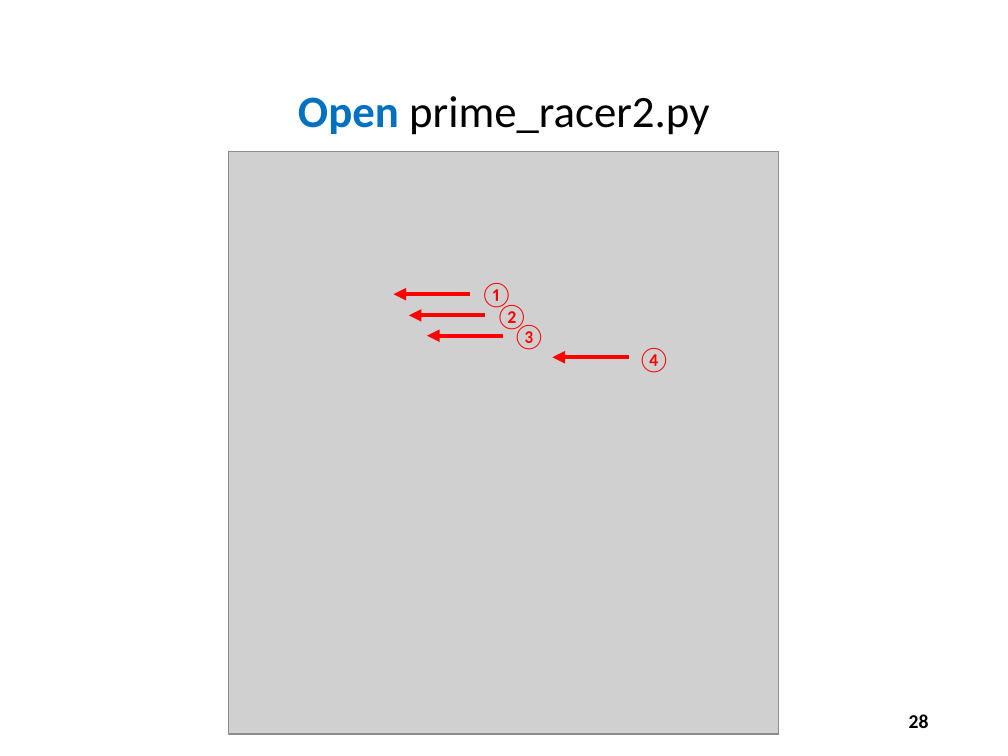
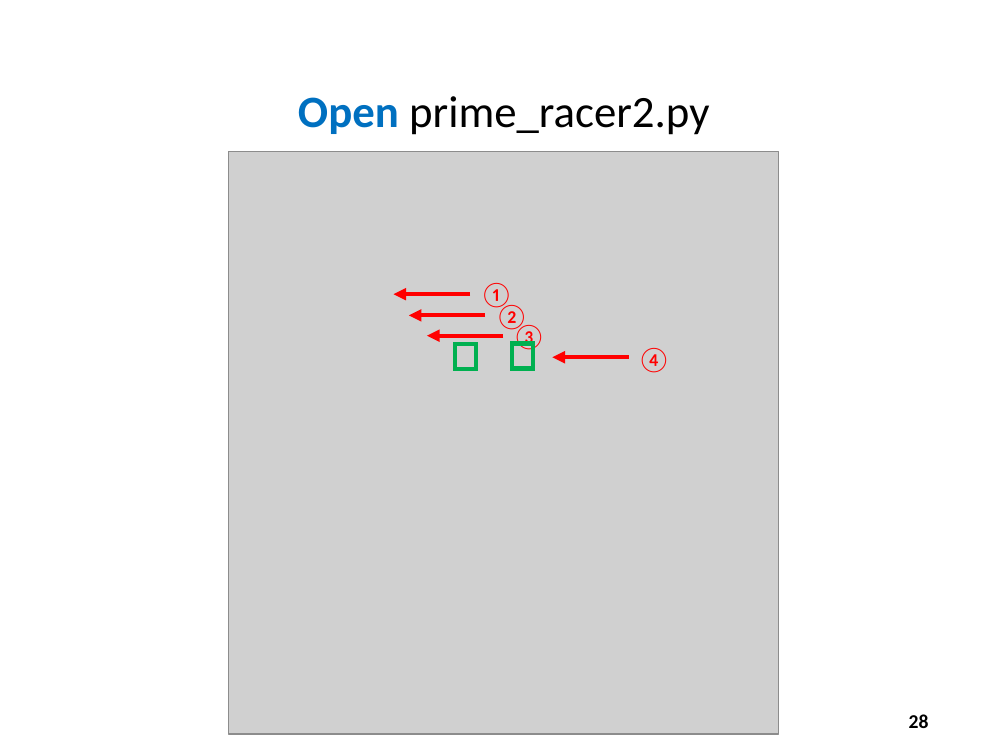
Before and after one commit to dbiersach/scicomp101, a slide deck: slide 28 of Session 10 - Random Numbers and Algorithms/Session 10 - Random Numbers and Algorithms.pptx. Drawn at 1008x756 pixels with LibreOffice and Linux fonts; fonts in the diff are those of the drawing; grey boxes stand for pictures. Boxes give left, top, right and bottom in pixels: in the first picture for what was removed or moved away, otherwise in the second. Text is boxed around its words. In the diff, an @@ line names an element or a change of style, - is before the commit and + after.

```diff
--- a/Session 10 - Random Numbers and Algorithms/Session 10 - Random Numbers and Algorithms.pptx
+++ b/Session 10 - Random Numbers and Algorithms/Session 10 - Random Numbers and Algorithms.pptx
@@ rectangle added at (455, 344, 476, 369), outline #00B050 3 pt @@
@@ rectangle added at (512, 344, 533, 369), outline #00B050 3 pt @@
```
Also in this commit, not shown: 6 other slides changed.
